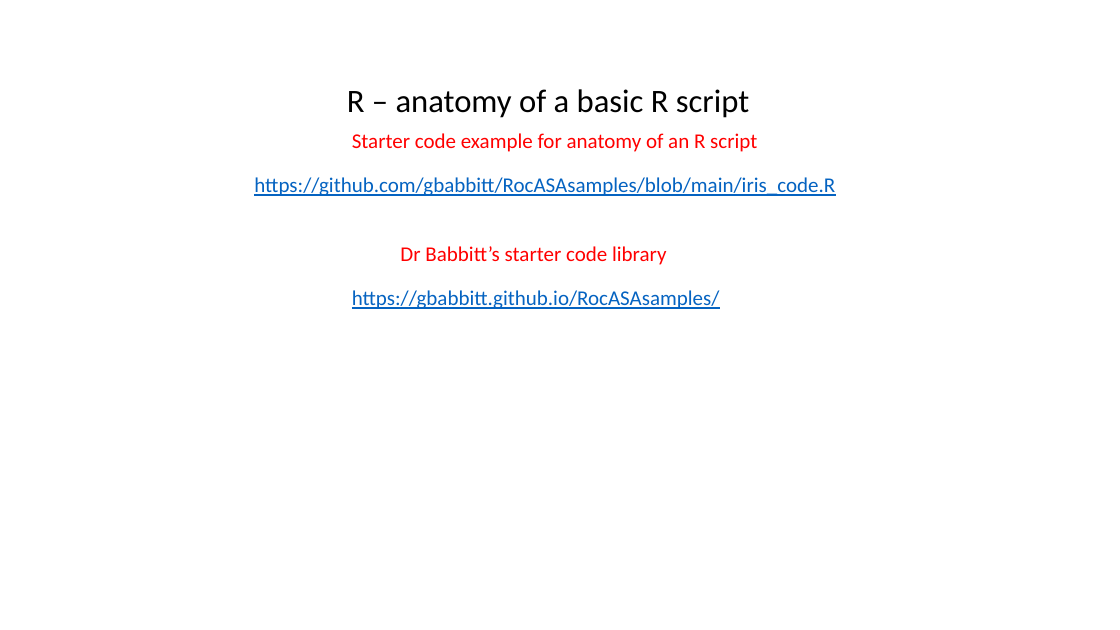
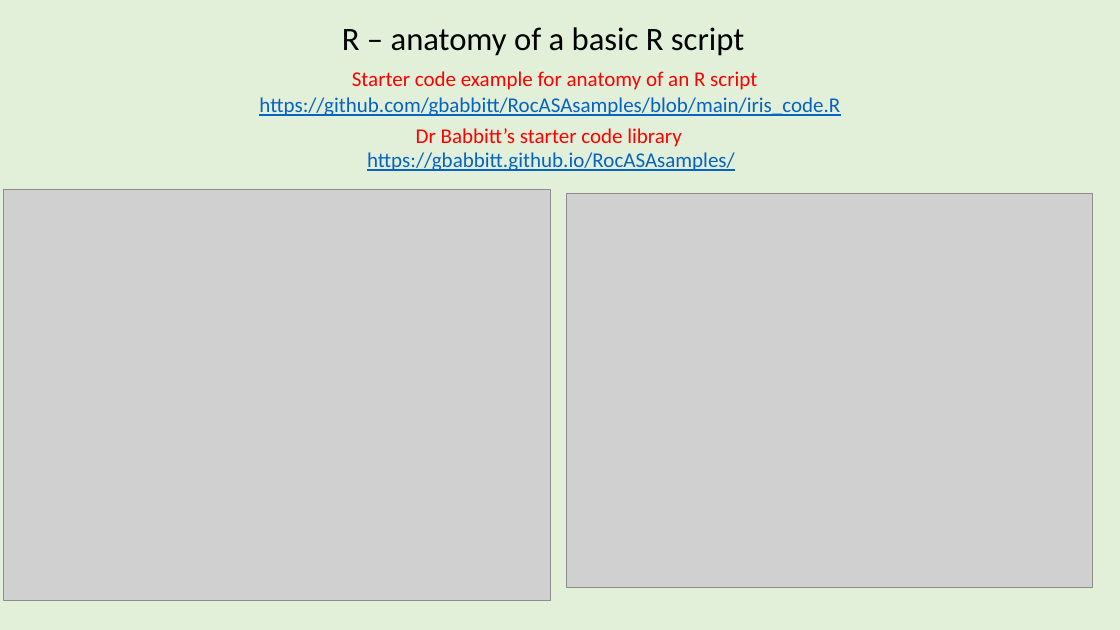
Before and after one commit to gbabbitt/RocASAsamples, a slide deck: slide 13 of UPSTAT-2012_tutorial.pptx. Drawn at 1120x630 pixels with LibreOffice and Linux fonts; fonts in the diff are those of the drawing; grey boxes stand for pictures. Boxes give left, top, right and bottom in pixels: in the first picture for what was removed or moved away, otherwise in the second. Text is boxed around its words. In the diff, an @@ line names an element or a change of style, - is before the commit and + after.

```diff
--- a/UPSTAT-2012_tutorial.pptx
+++ b/UPSTAT-2012_tutorial.pptx
@@ background #FFFFFF to #E2F0D9 @@
@@ text "R – anatomy of a ...": place and size @@
-text "R – anatomy of a ..." at [347,89,749,118]
+text "R – anatomy of a ..." at [342,27,744,56]
@@ text "https://github.com/gbabbitt/RocASAsamples/blob/main/iris_cod ...": place and size @@
-text "https://github.com/gbabbitt/RocASAsamples/blob/main/iris_cod ..." at [254,177,835,196]
+text "https://github.com/gbabbitt/RocASAsamples/blob/main/iris_cod ..." at [259,97,840,116]
@@ text "Starter code example for anatomy ...": place and size @@
-text "Starter code example for anatomy ..." at [352,133,757,152]
+text "Starter code example for anatomy ..." at [352,71,757,90]
@@ text "Dr Babbitt’s starter code library": place and size @@
-text "Dr Babbitt’s starter code library" at [400,246,666,265]
+text "Dr Babbitt’s starter code library" at [416,128,681,147]
@@ text "https://gbabbitt.github.io/RocASAsamples/": place and size @@
-text "https://gbabbitt.github.io/RocASAsamples/" at [352,290,720,309]
+text "https://gbabbitt.github.io/RocASAsamples/" at [367,152,735,171]
@@ picture added at [4,189,551,600] @@
@@ picture added at [566,193,1093,587] @@
```
Also in this commit, not shown: 11 other slides changed, 1 slide added, 1 slide removed.
